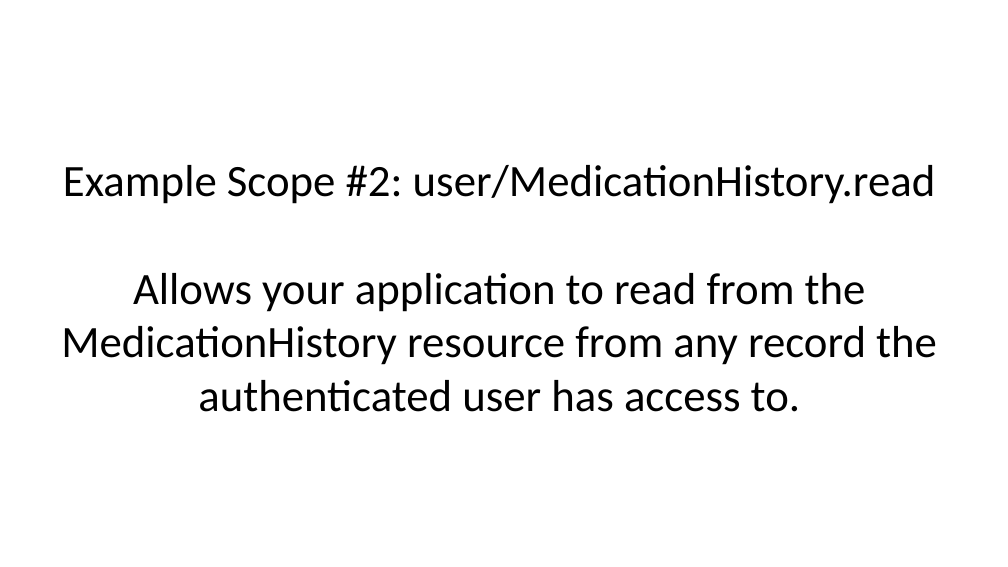
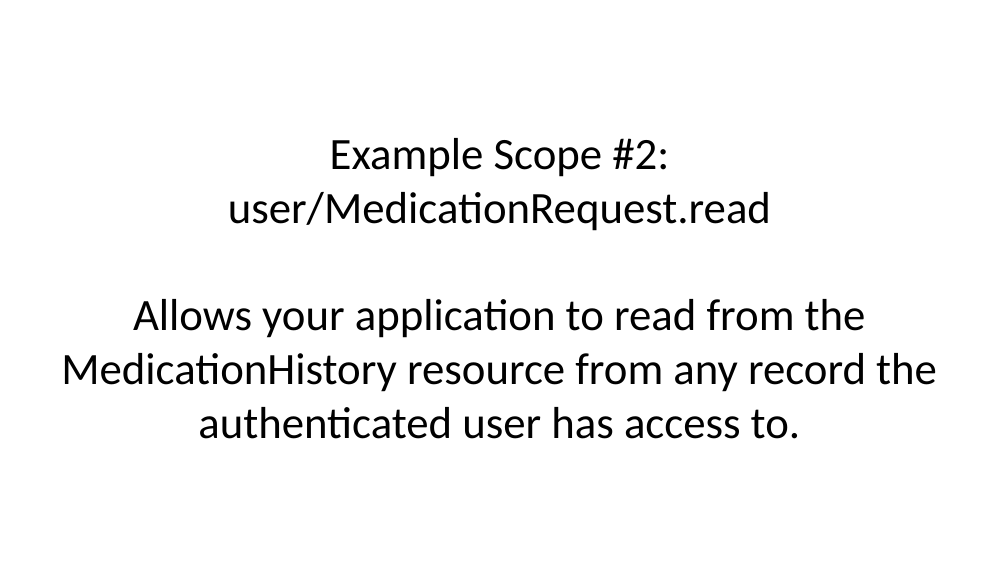
Before and after one commit to BH018364/SMART-on-FHIR-Training, a slide deck: slide 64 of smart-authorization-presentation.pptx. Drawn at 1008x567 pixels with LibreOffice and Linux fonts; fonts in the diff are those of the drawing. Boxes give left, top, right and bottom in pixels: in the first picture for what was removed or moved away, otherwise in the second. Text is boxed around its words. In the diff, an @@ line names an element or a change of style, - is before the commit and + after.

```diff
--- a/smart-authorization-presentation.pptx
+++ b/smart-authorization-presentation.pptx
@@ text "Example Scope #2: user/MedicationRequest.read" moved from (x1=61, y1=165, x2=937, y2=412) to (x1=61, y1=138, x2=937, y2=439) @@
@@ text at (x1=228, y1=138, x2=771, y2=231): text changed @@
-Example Scope #2: user/MedicationHistory.read
+Example Scope #2: user/MedicationRequest.read
```
Also in this commit, not shown: 3 other slides changed, 1 slide removed.
